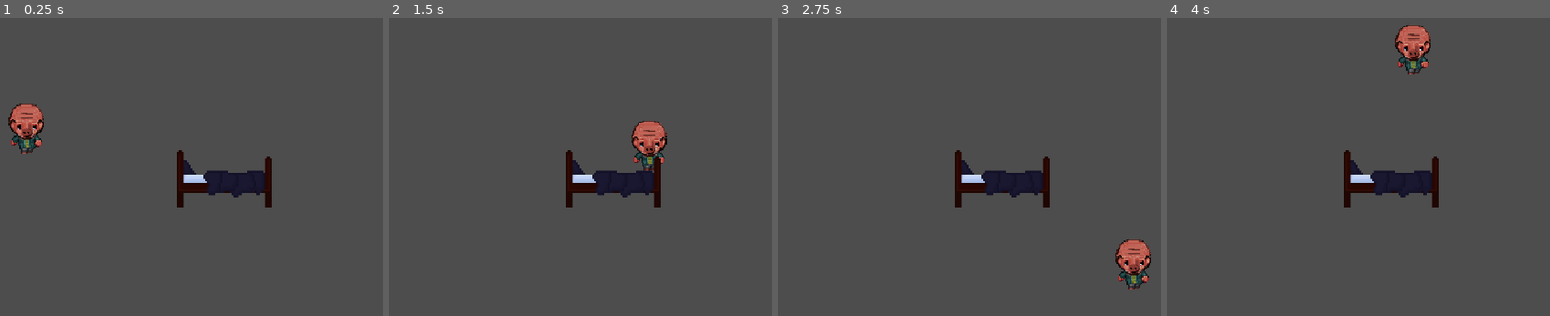
Above: before the commit, frames 1-4 (left to right).
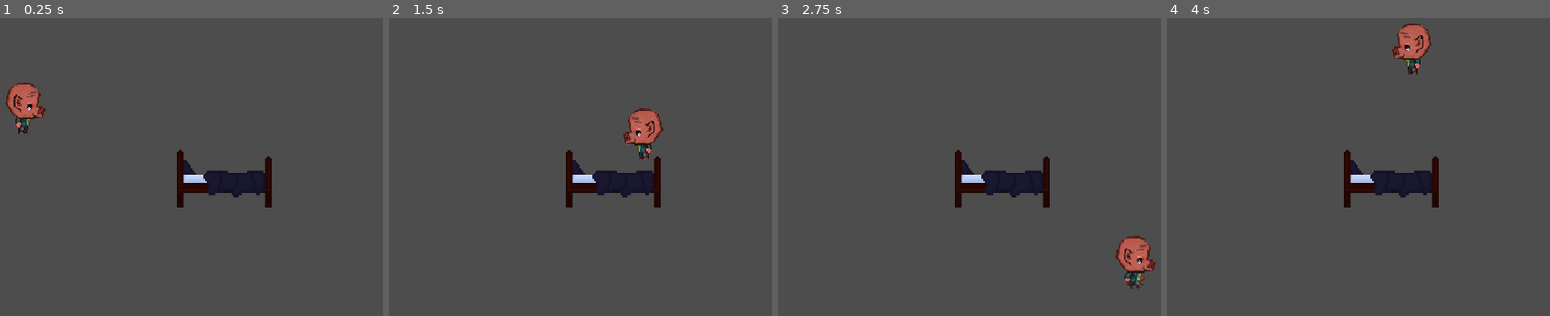
Above: after the commit, the same moments.

Repository: mariacook543/themidnightjam
Game: Godot game, scene res://world/node_2d.tscn
Two runs of this game, one before a commit and one after it. Both use one fixed random seed, a clock stepped at 60 frames per second and the inputs below.
Inputs:
- Up to frame 1 (0.25 s): no input
- Up to frame 2 (1.5 s): tap Enter at 0.5 s; hold Right (ui_right) 0.53-1.28 s; hold Down (ui_down) from 1.28 s (still down)
- Up to frame 3 (2.75 s): release Down (ui_down) at 2.03 s; hold Right (ui_right) from 2.03 s (still down)
- Up to frame 4 (4 s): release Right (ui_right) at 2.78 s; hold Up (ui_up) 2.78-3.53 s; hold Left (ui_left) from 3.53 s (still down)

The runs differ from the first frame. In frame 1, 1.6% of the frame differs, in the area x 1-12%, y 21-46%; in frame 2, 1.3%; in frame 3, 0.9%; in frame 4, 0.9%.

Commit message:
animation update

Diff:
--- a/Player/Player.gd
+++ b/Player/Player.gd
@@ -4,6 +4,9 @@
 const max_spd = 150
 const friction = 400
 
+var animationplayer = null
+func _ready():
+	animationplayer = $AnimationPlayer
 
 func _physics_process(delta):
 	var input_vector = Vector2.ZERO
@@ -12,8 +15,13 @@
 	input_vector = input_vector.normalized()
 
 	if input_vector != Vector2.ZERO:
+		if input_vector.x > 0:
+			animationplayer.play("pigwalkright")
+		else:
+			animationplayer.play("pigwalkleft")
 		velocity = velocity.move_toward(input_vector * max_spd, accel * delta)
 		velocity += input_vector * accel * delta
 	else:
+		animationplayer.play("pigidleright")
 		velocity = velocity.move_toward(Vector2.ZERO, friction)
 	move_and_slide()
--- a/player/player.tscn
+++ b/player/player.tscn
@@ -6,6 +6,170 @@
 [sub_resource type="CapsuleShape2D" id="CapsuleShape2D_wkcm0"]
 radius = 8.0
 height = 22.0
+
+[sub_resource type="Animation" id="Animation_ipgkt"]
+length = 0.001
+tracks/0/type = "value"
+tracks/0/imported = false
+tracks/0/enabled = true
+tracks/0/path = NodePath("Sprite2D:frame")
+tracks/0/interp = 1
+tracks/0/loop_wrap = true
+tracks/0/keys = {
+"times": PackedFloat32Array(0),
+"transitions": PackedFloat32Array(1),
+"update": 1,
+"values": [6]
+}
+
+[sub_resource type="Animation" id="Animation_wujeu"]
+resource_name = "pigidledown"
+length = 0.1
+loop_mode = 1
+tracks/0/type = "value"
+tracks/0/imported = false
+tracks/0/enabled = true
+tracks/0/path = NodePath("Sprite2D:frame")
+tracks/0/interp = 1
+tracks/0/loop_wrap = true
+tracks/0/keys = {
+"times": PackedFloat32Array(0),
+"transitions": PackedFloat32Array(1),
+"update": 1,
+"values": [1]
+}
+
+[sub_resource type="Animation" id="Animation_ubmad"]
+resource_name = "pigidleleft"
+length = 0.1
+loop_mode = 1
+tracks/0/type = "value"
+tracks/0/imported = false
+tracks/0/enabled = true
+tracks/0/path = NodePath("Sprite2D:frame")
+tracks/0/interp = 1
+tracks/0/loop_wrap = true
+tracks/0/keys = {
+"times": PackedFloat32Array(0),
+"transitions": PackedFloat32Array(1),
+"update": 1,
+"values": [4]
+}
+
+[sub_resource type="Animation" id="Animation_hebfa"]
+resource_name = "pigidleright"
+length = 0.1
+loop_mode = 1
+tracks/0/type = "value"
+tracks/0/imported = false
+tracks/0/enabled = true
+tracks/0/path = NodePath("Sprite2D:frame")
+tracks/0/interp = 1
+tracks/0/loop_wrap = true
+tracks/0/keys = {
+"times": PackedFloat32Array(0),
+"transitions": PackedFloat32Array(1),
+"update": 1,
+"values": [7]
+}
+
+[sub_resource type="Animation" id="Animation_6tyrf"]
+resource_name = "pigidleup"
+length = 0.1
+loop_mode = 1
+tracks/0/type = "value"
+tracks/0/imported = false
+tracks/0/enabled = true
+tracks/0/path = NodePath("Sprite2D:frame")
+tracks/0/interp = 1
+tracks/0/loop_wrap = true
+tracks/0/keys = {
+"times": PackedFloat32Array(0),
+"transitions": PackedFloat32Array(1),
+"update": 1,
+"values": [10]
+}
+
+[sub_resource type="Animation" id="Animation_mux7a"]
+resource_name = "pigwalkdown"
+length = 0.4
+loop_mode = 1
+tracks/0/type = "value"
+tracks/0/imported = false
+tracks/0/enabled = true
+tracks/0/path = NodePath("Sprite2D:frame")
+tracks/0/interp = 1
+tracks/0/loop_wrap = true
+tracks/0/keys = {
+"times": PackedFloat32Array(0, 0.1, 0.2, 0.3),
+"transitions": PackedFloat32Array(1, 1, 1, 1),
+"update": 1,
+"values": [0, 1, 2, 1]
+}
+
+[sub_resource type="Animation" id="Animation_a2hwl"]
+resource_name = "pigwalkleft"
+length = 0.4
+loop_mode = 1
+tracks/0/type = "value"
+tracks/0/imported = false
+tracks/0/enabled = true
+tracks/0/path = NodePath("Sprite2D:frame")
+tracks/0/interp = 1
+tracks/0/loop_wrap = true
+tracks/0/keys = {
+"times": PackedFloat32Array(0, 0.1, 0.2, 0.3),
+"transitions": PackedFloat32Array(1, 1, 1, 1),
+"update": 1,
+"values": [3, 4, 5, 4]
+}
+
+[sub_resource type="Animation" id="Animation_n3vsc"]
+resource_name = "pigwalkright"
+length = 0.4
+loop_mode = 1
+tracks/0/type = "value"
+tracks/0/imported = false
+tracks/0/enabled = true
+tracks/0/path = NodePath("Sprite2D:frame")
+tracks/0/interp = 1
+tracks/0/loop_wrap = true
+tracks/0/keys = {
+"times": PackedFloat32Array(0, 0.1, 0.2, 0.3),
+"transitions": PackedFloat32Array(1, 1, 1, 1),
+"update": 1,
+"values": [6, 7, 8, 7]
+}
+
+[sub_resource type="Animation" id="Animation_yjtqo"]
+resource_name = "pigwalkup"
+length = 0.4
+loop_mode = 1
+tracks/0/type = "value"
+tracks/0/imported = false
+tracks/0/enabled = true
+tracks/0/path = NodePath("Sprite2D:frame")
+tracks/0/interp = 1
+tracks/0/loop_wrap = true
+tracks/0/keys = {
+"times": PackedFloat32Array(0, 0.1, 0.2, 0.3),
+"transitions": PackedFloat32Array(1, 1, 1, 1),
+"update": 1,
+"values": [9, 10, 11, 10]
+}
+
+[sub_resource type="AnimationLibrary" id="AnimationLibrary_lw8ui"]
+_data = {
+"RESET": SubResource("Animation_ipgkt"),
+"pigidledown": SubResource("Animation_wujeu"),
+"pigidleleft": SubResource("Animation_ubmad"),
+"pigidleright": SubResource("Animation_hebfa"),
+"pigidleup": SubResource("Animation_6tyrf"),
+"pigwalkdown": SubResource("Animation_mux7a"),
+"pigwalkleft": SubResource("Animation_a2hwl"),
+"pigwalkright": SubResource("Animation_n3vsc"),
+"pigwalkup": SubResource("Animation_yjtqo")
+}
 
 [node name="Player" type="CharacterBody2D"]
 position = Vector2(-2, -9)
@@ -18,7 +182,14 @@
 texture = ExtResource("2_4dldk")
 hframes = 3
 vframes = 4
+frame = 6
 
 [node name="CollisionShape2D" type="CollisionShape2D" parent="."]
 position = Vector2(91.6094, 64.625)
 shape = SubResource("CapsuleShape2D_wkcm0")
+
+[node name="AnimationPlayer" type="AnimationPlayer" parent="."]
+libraries = {
+"": SubResource("AnimationLibrary_lw8ui")
+}
+autoplay = "pigwalkdown"
--- a/world/bed.tscn
+++ b/world/bed.tscn
@@ -15,6 +15,7 @@
 texture = ExtResource("1_xegrg")
 
 [node name="CollisionShape2D" type="CollisionShape2D" parent="."]
+visible = false
 position = Vector2(152, 65)
 rotation = 1.5708
 shape = SubResource("CapsuleShape2D_hipap")
--- a/world/node_2d.tscn
+++ b/world/node_2d.tscn
@@ -1,29 +1,9 @@
-[gd_scene load_steps=5 format=3 uid="uid://cjgavmme740cp"]
+[gd_scene load_steps=3 format=3 uid="uid://cjgavmme740cp"]
 
+[ext_resource type="PackedScene" uid="uid://c3unouv448ahq" path="res://player/player.tscn" id="2_aqmcp"]
 [ext_resource type="PackedScene" uid="uid://b284yxkrgugb4" path="res://world/bed.tscn" id="3_lv8nd"]
-[ext_resource type="Script" path="res://player/Player.gd" id="4_btiis"]
-[ext_resource type="Texture2D" uid="uid://2liouv7c5tkr" path="res://characters/pigwalking.webp" id="5_vjvkx"]
-
-[sub_resource type="CapsuleShape2D" id="CapsuleShape2D_wkcm0"]
-radius = 8.0
-height = 22.0
 
 [node name="World" type="Node2D"]
-
-[node name="Player" type="CharacterBody2D" parent="."]
-script = ExtResource("4_btiis")
-
-[node name="Sprite2D" type="Sprite2D" parent="Player"]
-texture_filter = 1
-position = Vector2(93, 64)
-scale = Vector2(0.608724, 0.609375)
-texture = ExtResource("5_vjvkx")
-hframes = 3
-vframes = 4
-
-[node name="CollisionShape2D" type="CollisionShape2D" parent="Player"]
-position = Vector2(92, 66)
-shape = SubResource("CapsuleShape2D_wkcm0")
 
 [node name="StaticBody2D" type="StaticBody2D" parent="."]
 
@@ -32,3 +12,5 @@
 
 [node name="Bed" parent="." instance=ExtResource("3_lv8nd")]
 position = Vector2(48, 31)
+
+[node name="Player" parent="." instance=ExtResource("2_aqmcp")]
Not shown: 1 places in player/player.tscn that only renumber resources
